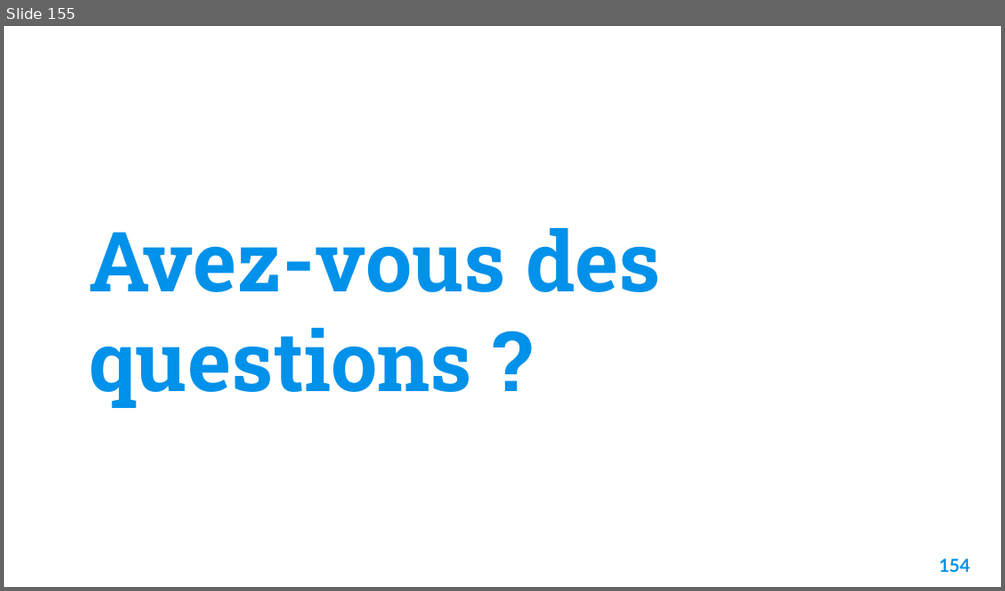
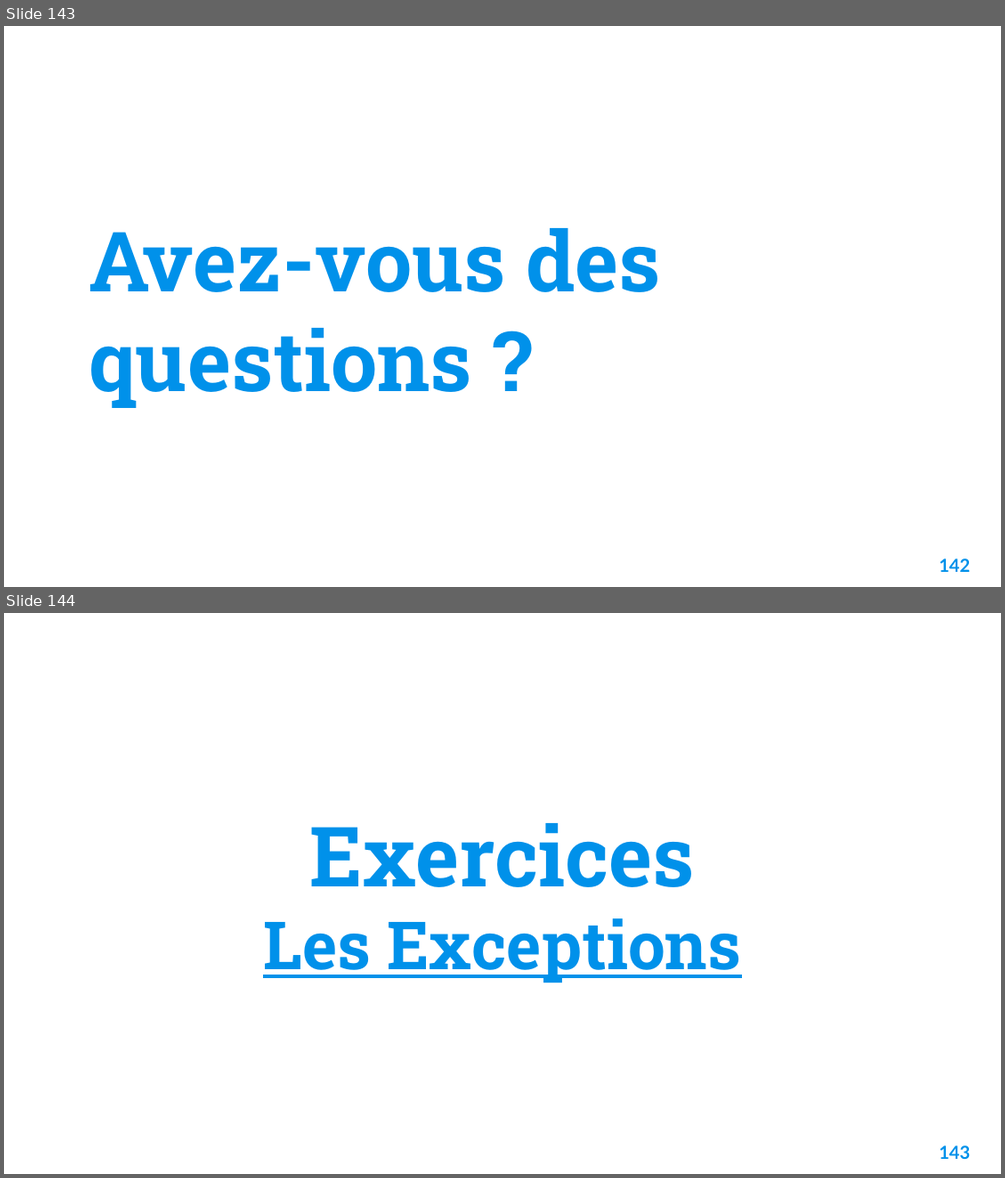
Before and after one commit to Fully-san/PythonDataScience, a slide deck: Supports/Python pour la data science.pptx. Shown one above the other, each under a label of ours: slide 155 before the commit, slides 143 and 144 after it. The pictures are 1005x591 and 1005x1178 pixels, drawn with LibreOffice and Linux fonts; fonts in the diff are those of the drawing; background and template pictures are left out. Boxes give left, top, right and bottom in pixels: in the first picture for what was removed or moved away, otherwise in the second. Text is boxed around its words. In the diff, an @@ line names an element or a change of style, - is before the commit and + after.

```diff
--- a/Supports/Python pour la data science.pptx
+++ b/Supports/Python pour la data science.pptx
@@ slide 144 added at [4, 613, 1001, 1174], background picture (left out) @@
@@ title added at [263, 823, 741, 982], 48 pt, text #0091EA, bold, underline @@
+Exercices
+Les Exceptions
@@ page number added at [938, 1145, 970, 1159], 13 pt, text #0091EA, bold @@
+143
@@ what was slide 155 is now slide 143 @@
@@ page number at [938, 558, 970, 572]: text changed @@
-154
+142
```
Also in this commit, not shown: 6 slides changed, 2 other slides added, 1 slide removed, 1 other file.
